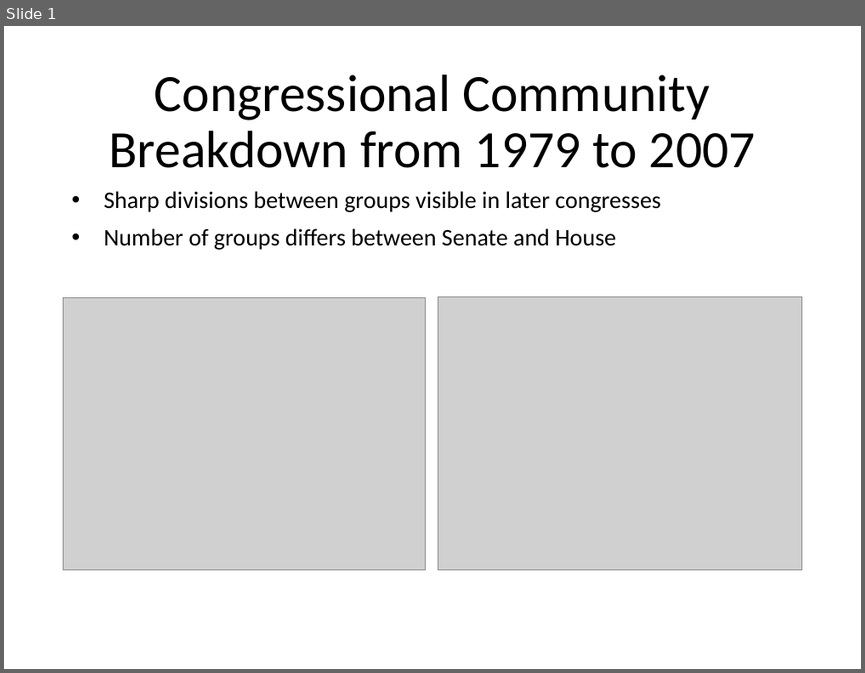
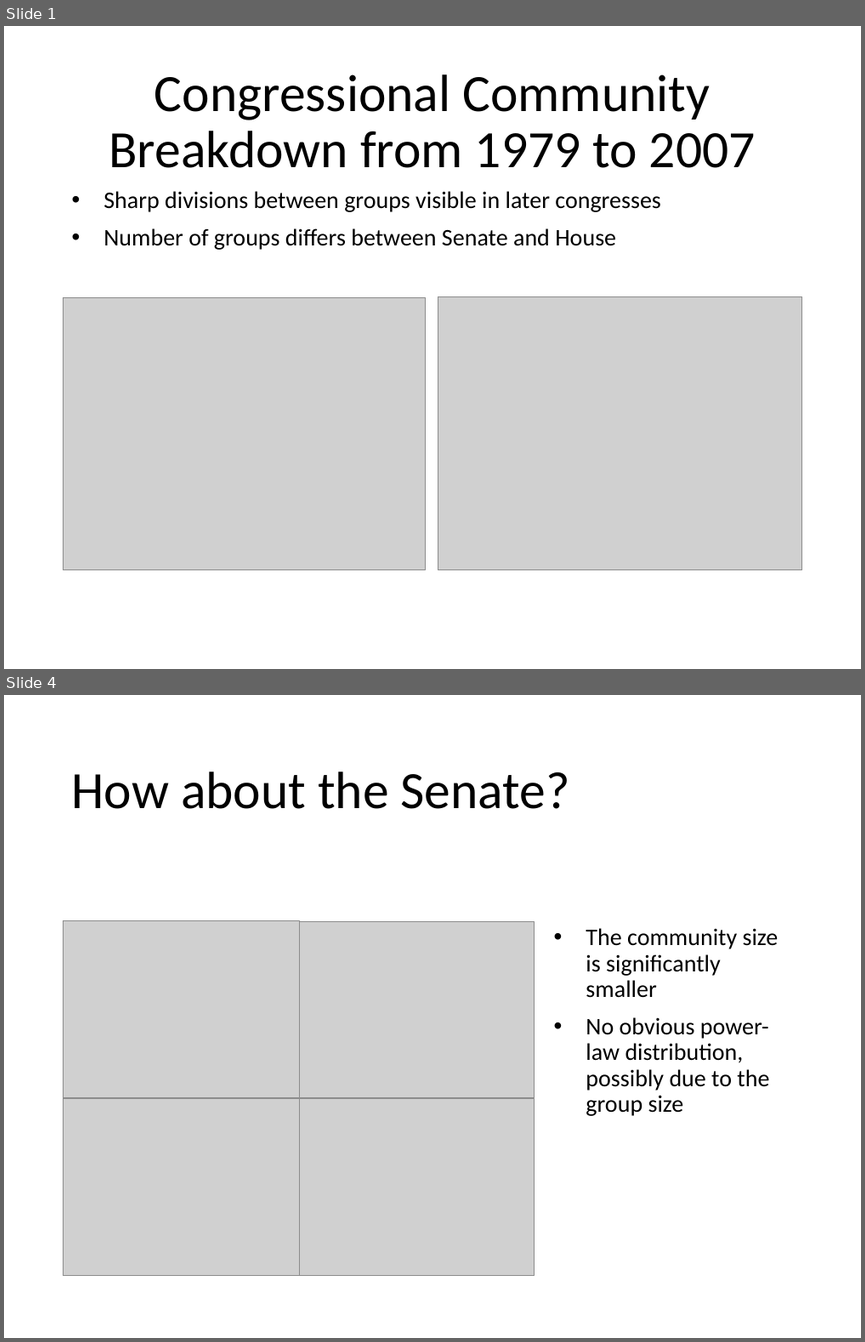
Before and after one commit to TomWerner/congress_cosponsorship, a slide deck: presentation/Final Presentation.pptx. Shown one above the other, each under a label of ours: slide 1 before the commit, slides 1 and 4 after it; the slides between them are not shown. The pictures are 865x673 and 865x1342 pixels, drawn with LibreOffice and Linux fonts; fonts in the diff are those of the drawing; grey boxes stand for pictures. Boxes give left, top, right and bottom in pixels: in the first picture for what was removed or moved away, otherwise in the second. Text is boxed around its words. In the diff, an @@ line names an element or a change of style, - is before the commit and + after.

```diff
--- a/presentation/Final Presentation.pptx
+++ b/presentation/Final Presentation.pptx
@@ slide 4 added at <box>4,695,861,1338</box>, background #FFFFFF @@
@@ title added at <box>72,771,570,809</box>, 44 pt, text #000000 @@
+How about the Senate?
@@ picture added at <box>64,921,299,1099</box> @@
@@ picture added at <box>299,921,534,1098</box> @@
@@ text added at <box>585,928,778,1116</box>, 20 pt, text #000000 @@
+• The community size is significantly smaller
+• No obvious power-law distribution, possibly due to the group size
@@ picture added at <box>64,1098,299,1275</box> @@
@@ picture added at <box>299,1099,534,1275</box> @@
```
Also in this commit, not shown: 2 slides changed, 4 other slides added, 1 slide removed, 44 other files.
